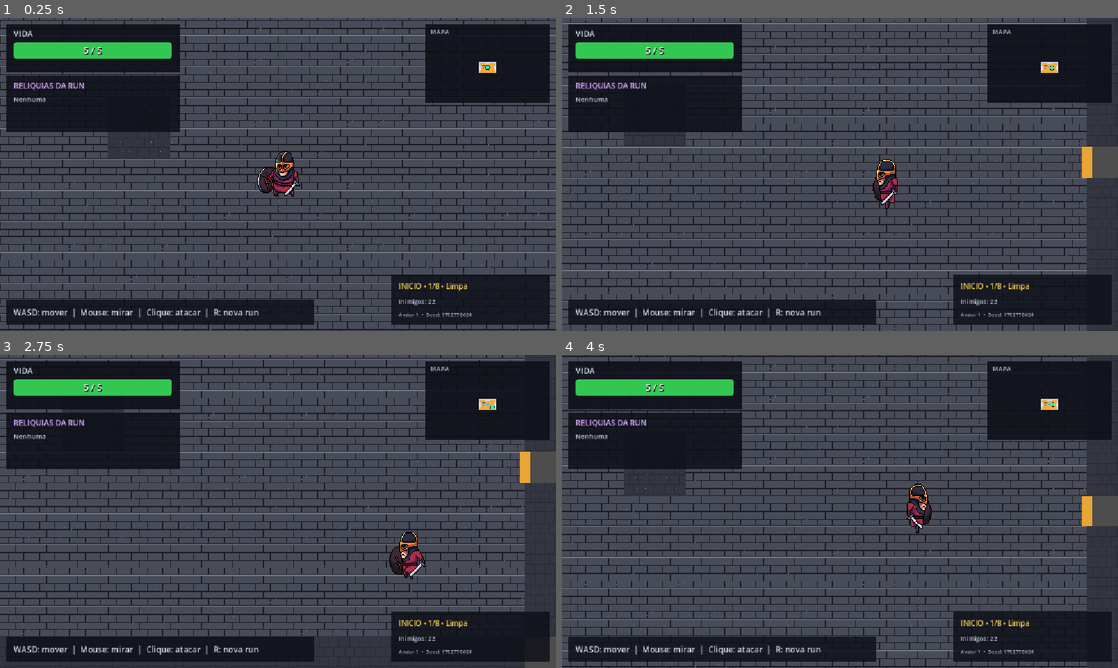
Above: before the commit, frames 1-4 (two rows, left to right).
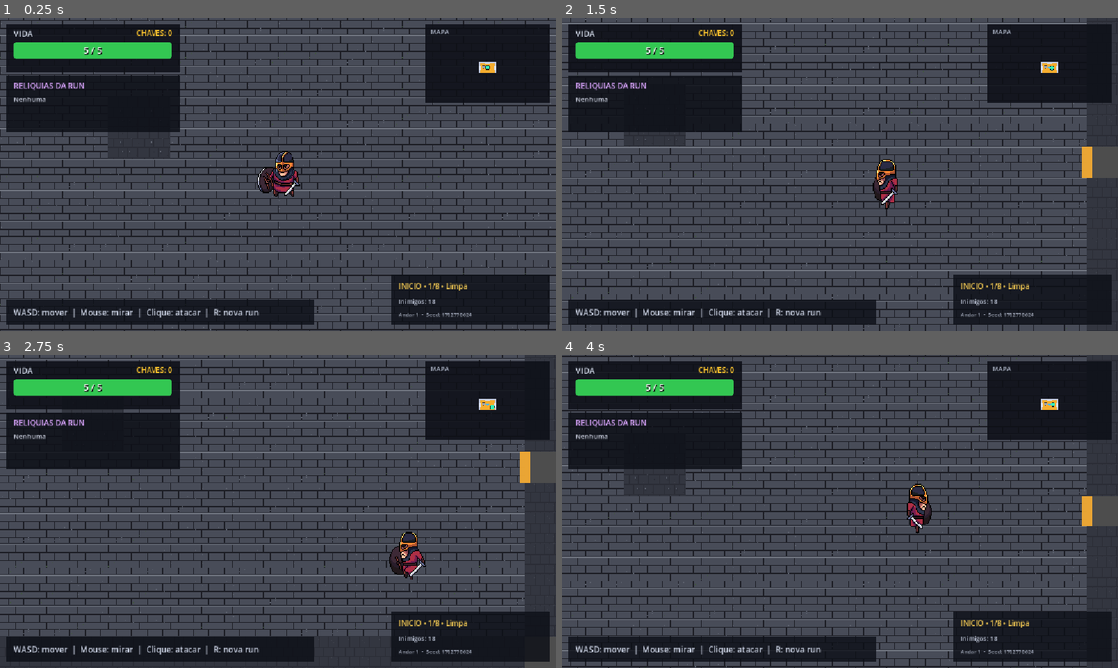
Above: after the commit, the same moments.

Repository: AntonioBMN/tower-champion
Game: Godot game, scene res://first_floor.tscn
Two runs of this game, one before a commit and one after it. Both use one fixed random seed, a clock stepped at 60 frames per second and the inputs below.
Inputs (mouse positions are in pixels of both pictures, inside the frame that each line leads up to):
- Up to frame 1 (0.25 s): no input
- Up to frame 2 (1.5 s): move the mouse to (962, 158) at 0.52 s; press the mouse at (962, 158) at 0.53 s; hold D (move_right) 0.53-1.28 s; move the mouse to (728, 190) at 1.27 s; release the mouse at (728, 190) at 1.28 s; hold S (move_down) from 1.28 s (still down); click (728, 190) at 1.35 s
- Up to frame 3 (2.75 s): move the mouse to (333, 442) at 2.02 s; release S (move_down) at 2.03 s; press the mouse at (333, 442) at 2.03 s; hold D (move_right) from 2.03 s (still down)
- Up to frame 4 (4 s): move the mouse to (812, 574) at 2.77 s; release D (move_right) at 2.78 s; release the mouse at (812, 574) at 2.78 s; hold W (move_up) 2.78-3.53 s; click (812, 574) at 2.85 s; move the mouse to (1006, 558) at 3.52 s; press the mouse at (1006, 558) at 3.53 s; hold A (move_left) from 3.53 s (still down)

The runs differ from the first frame. In frame 1, 0.1% of the frame differs, in the area x 24-79%, y 3-92%; in frame 2, 0.1%; in frame 3, 0.1%; in frame 4, 0.1%.

Commit message:
feat: add treasure rooms chests and keys

Diff:
--- a/first_floor.gd
+++ b/first_floor.gd
@@ -11,6 +11,8 @@
 const RANGED_ENEMY_SCENE: PackedScene = preload("res://ranged_enemy.tscn")
 const HEALTH_PICKUP_SCENE: PackedScene = preload("res://health_pickup.tscn")
 const RELIC_PICKUP_SCENE: PackedScene = preload("res://relic_pickup.tscn")
+const KEY_PICKUP_SCENE: PackedScene = preload("res://key_pickup.tscn")
+const TREASURE_CHEST_SCENE: PackedScene = preload("res://treasure_chest.tscn")
 const FLOOR_EXIT_SCENE: PackedScene = preload("res://floor_exit.tscn")
 const COMBAT_FEEDBACK = preload("res://combat_feedback.gd")
 const RELIC_CATALOG = preload("res://relic_catalog.gd")
@@ -19,6 +21,7 @@
 const ROOM_TYPE_START := "start"
 const ROOM_TYPE_NORMAL := "normal"
 const ROOM_TYPE_SPECIAL := "special"
+const ROOM_TYPE_TREASURE := "treasure"
 const ROOM_TYPE_FINAL := "final"
 const ENEMY_TYPE_MELEE := "melee"
 const ENEMY_TYPE_RANGED := "ranged"
@@ -32,6 +35,8 @@
 @export_group("Room Rewards")
 @export_range(0.0, 1.0, 0.05) var health_drop_chance: float = 0.35
 @export_range(1, 10, 1) var health_pickup_amount: int = 1
+@export_range(0.0, 1.0, 0.05) var key_drop_chance: float = 0.3
+@export_range(1, 10, 1) var key_pickup_amount: int = 1
 
 @export_group("Encounter Waves")
 @export_range(0.05, 2.0, 0.05) var wave_spawn_delay: float = 0.55
@@ -66,6 +71,8 @@
 var current_room_index: int = 0
 var final_room_index: int = -1
 var special_room_index: int = -1
+var treasure_room_index: int = -1
+var keys_spawned: int = 0
 var remaining_enemies: int = 0
 var floor_is_cleared: bool = false
 var exit_is_available: bool = false
@@ -82,6 +89,8 @@
 @onready var enemies: Node2D = $Enemies
 @onready var pickups: Node2D = $Pickups
 @onready var relics: Node2D = $Relics
+@onready var keys: Node2D = $Keys
+@onready var chests: Node2D = $Chests
 @onready var exits: Node2D = $Exits
 @onready var player: CharacterBody2D = $Player
 @onready var camera: Camera2D = $Player/Camera2D
@@ -100,6 +109,7 @@
 func _ready() -> void:
 	hud.bind_health(player.health_component)
 	hud.bind_relics(player.relic_component)
+	hud.bind_inventory(player.run_inventory)
 	_configure_seed()
 	_configure_tilemaps()
 	_generate_floor()
@@ -197,6 +207,8 @@
 	spawned_relic_ids.clear()
 	final_room_index = -1
 	special_room_index = -1
+	treasure_room_index = -1
+	keys_spawned = 0
 	floor_is_cleared = false
 	exit_is_available = false
 	run_is_complete = false
@@ -314,6 +326,23 @@
 	]
 	room_types[special_room_index] = ROOM_TYPE_SPECIAL
 
+	var treasure_candidates: Array[int] = []
+	for room_index in range(1, generated_room_count):
+		if room_index in [final_room_index, special_room_index]:
+			continue
+		if room_connections[room_index].size() == 1:
+			treasure_candidates.append(room_index)
+
+	if treasure_candidates.is_empty():
+		for room_index in range(1, generated_room_count):
+			if room_index not in [final_room_index, special_room_index]:
+				treasure_candidates.append(room_index)
+
+	treasure_room_index = treasure_candidates[
+		rng.randi_range(0, treasure_candidates.size() - 1)
+	]
+	room_types[treasure_room_index] = ROOM_TYPE_TREASURE
+
 
 func _free_directions(position: Vector2i, occupied: Dictionary) -> Array[Vector2i]:
 	var result: Array[Vector2i] = []
@@ -567,7 +596,9 @@
 
 
 func _build_room_encounter(room_index: int) -> Array:
-	if room_types[room_index] in [ROOM_TYPE_START, ROOM_TYPE_SPECIAL]:
+	if room_types[room_index] in [
+		ROOM_TYPE_START, ROOM_TYPE_SPECIAL, ROOM_TYPE_TREASURE
+	]:
 		return []
 
 	if room_types[room_index] == ROOM_TYPE_FINAL:
@@ -906,6 +937,9 @@
 	if room_types[room_index] == ROOM_TYPE_SPECIAL:
 		_spawn_special_room_reward(room_index)
 		return
+	if room_types[room_index] == ROOM_TYPE_TREASURE:
+		_spawn_treasure_room_chest(room_index)
+		return
 
 	if room_encounter_waves[room_index].is_empty():
 		room_encounter_complete[room_index] = true
@@ -1039,6 +1073,37 @@
 	available_relic_ids.erase(relic_id)
 	spawned_relic_ids.append(relic_id)
 	return relic_id
+
+
+func _spawn_treasure_room_chest(room_index: int) -> void:
+	if special_rewarded_rooms.has(room_index):
+		return
+
+	special_rewarded_rooms[room_index] = true
+	var chest_cell := _find_safe_cell(
+		room_index, _room_center_cell(room_index)
+	)
+	var chest := TREASURE_CHEST_SCENE.instantiate() as TreasureChest
+	chests.add_child(chest)
+	chest.global_position = (
+		_actor_position_for_cell(chest_cell) + Vector2(0.0, 50.0)
+	)
+	chest.opened.connect(_on_treasure_chest_opened)
+
+
+func _on_treasure_chest_opened(chest: TreasureChest) -> void:
+	var relic_id := _take_random_relic_id()
+	if relic_id.is_empty():
+		var health_reward := HEALTH_PICKUP_SCENE.instantiate() as Area2D
+		health_reward.set("heal_amount", health_pickup_amount)
+		pickups.add_child(health_reward)
+		health_reward.global_position = chest.global_position + Vector2(0.0, 58.0)
+		return
+
+	var relic := RELIC_PICKUP_SCENE.instantiate() as Area2D
+	relic.call("configure", relic_id)
+	relics.add_child(relic)
+	relic.global_position = chest.global_position + Vector2(0.0, 58.0)
 
 
 func _on_enemy_died(room_index: int, defeated_enemy: Node2D) -> void:
@@ -1078,6 +1143,7 @@
 		return
 
 	rewarded_rooms[room_index] = true
+	_try_drop_key(drop_position + Vector2(-24.0, 0.0))
 
 	if rng.randf() > health_drop_chance:
 		return
@@ -1085,7 +1151,19 @@
 	var pickup := HEALTH_PICKUP_SCENE.instantiate() as Area2D
 	pickup.set("heal_amount", health_pickup_amount)
 	pickups.add_child(pickup)
-	pickup.global_position = drop_position
+	pickup.global_position = drop_position + Vector2(24.0, 0.0)
+
+
+func _try_drop_key(drop_position: Vector2) -> void:
+	var is_guaranteed_first_key := keys_spawned == 0
+	if not is_guaranteed_first_key and rng.randf() > key_drop_chance:
+		return
+
+	var key := KEY_PICKUP_SCENE.instantiate() as Area2D
+	key.set("key_amount", key_pickup_amount)
+	keys.add_child(key)
+	key.global_position = drop_position
+	keys_spawned += key_pickup_amount
 
 
 func _update_enemy_counter() -> void:
@@ -1133,6 +1211,8 @@
 			return "INICIO"
 		ROOM_TYPE_SPECIAL:
 			return "SANTUARIO"
+		ROOM_TYPE_TREASURE:
+			return "TESOURO"
 		ROOM_TYPE_FINAL:
 			return "SALA FINAL"
 		_:
@@ -1242,6 +1322,12 @@
 	):
 		push_error("O andar deve possuir uma sala especial distinta.")
 
+	if (
+		treasure_room_index <= 0
+		or treasure_room_index in [final_room_index, special_room_index]
+	):
+		push_error("O andar deve possuir uma sala de tesouro distinta.")
+
 	for room_index in range(generated_room_count):
 		_validate_room_navigation(room_index)
 
--- a/first_floor.tscn
+++ b/first_floor.tscn
@@ -50,6 +50,10 @@
 [node name="Pickups" type="Node2D" parent="."]
 
 [node name="Relics" type="Node2D" parent="."]
+
+[node name="Keys" type="Node2D" parent="."]
+
+[node name="Chests" type="Node2D" parent="."]
 
 [node name="Exits" type="Node2D" parent="."]
 
@@ -230,6 +234,16 @@
 text = "-1"
 horizontal_alignment = 2
 
+[node name="KeyLabel" type="Label" parent="UI/HealthPanel"]
+offset_left = 224.0
+offset_top = 8.0
+offset_right = 344.0
+offset_bottom = 32.0
+theme_override_colors/font_color = Color(1, 0.78, 0.18, 1)
+theme_override_font_sizes/font_size = 15
+text = "CHAVES: 0"
+horizontal_alignment = 2
+
 [node name="RelicPanel" type="ColorRect" parent="UI"]
 offset_left = 12.0
 offset_top = 120.0
--- a/hud.gd
+++ b/hud.gd
@@ -5,6 +5,7 @@
 
 var health_component: HealthComponent
 var relic_component: RelicComponent
+var run_inventory: RunInventory
 var damage_flash_tween: Tween
 var damage_value_tween: Tween
 var relic_notice_tween: Tween
@@ -18,6 +19,7 @@
 @onready var death_overlay: ColorRect = $DeathOverlay
 @onready var relic_list_label: Label = $RelicPanel/RelicListLabel
 @onready var relic_notice: Label = $RelicNotice
+@onready var key_label: Label = $HealthPanel/KeyLabel
 
 
 func _ready() -> void:
@@ -68,6 +70,25 @@
 	relic_component.relics_changed.connect(_on_relics_changed)
 	relic_component.relic_collected.connect(_on_relic_collected)
 	_on_relics_changed(relic_component.collected_ids)
+
+
+func bind_inventory(inventory: RunInventory) -> void:
+	if run_inventory == inventory:
+		return
+
+	if (
+		is_instance_valid(run_inventory)
+		and run_inventory.keys_changed.is_connected(_on_keys_changed)
+	):
+		run_inventory.keys_changed.disconnect(_on_keys_changed)
+
+	run_inventory = inventory
+	run_inventory.keys_changed.connect(_on_keys_changed)
+	_on_keys_changed(run_inventory.keys)
+
+
+func _on_keys_changed(current_keys: int) -> void:
+	key_label.text = "CHAVES: %d" % current_keys
 
 
 func _on_relics_changed(collected_ids: Array[String]) -> void:
--- /dev/null
+++ b/key_pickup.gd
@@ -0,0 +1,65 @@
+class_name KeyPickup
+extends Area2D
+
+signal collected(amount: int)
+
+const COMBAT_FEEDBACK = preload("res://combat_feedback.gd")
+
+@export_range(1, 10, 1) var key_amount: int = 1
+
+var pulse_time: float = 0.0
+var collect_sound: AudioStreamWAV
+
+
+func _ready() -> void:
+	collect_sound = COMBAT_FEEDBACK.create_synth_sound(
+		660.0, 1040.0, 0.13, 0.05
+	)
+	body_entered.connect(_try_collect)
+
+
+func _process(delta: float) -> void:
+	pulse_time += delta
+	queue_redraw()
+
+
+func _draw() -> void:
+	var pulse := 1.0 + sin(pulse_time * 5.0) * 0.07
+	var key_color := Color(1.0, 0.78, 0.18, 1.0)
+	var dark_color := Color(0.45, 0.27, 0.05, 1.0)
+	draw_circle(Vector2(-9.0, 0.0) * pulse, 9.0 * pulse, key_color)
+	draw_circle(Vector2(-9.0, 0.0) * pulse, 4.0 * pulse, dark_color)
+	draw_rect(
+		Rect2(Vector2(-1.0, -3.5) * pulse, Vector2(25.0, 7.0) * pulse),
+		key_color,
+		true
+	)
+	draw_rect(
+		Rect2(Vector2(14.0, 2.0) * pulse, Vector2(5.0, 8.0) * pulse),
+		key_color,
+		true
+	)
+	draw_rect(
+		Rect2(Vector2(21.0, 2.0) * pulse, Vector2(5.0, 6.0) * pulse),
+		key_color,
+		true
+	)
+
+
+func _try_collect(body: Node2D) -> bool:
+	if not body.is_in_group("player") or not body.has_method("add_keys"):
+		return false
+
+	if not body.add_keys(key_amount):
+		return false
+
+	COMBAT_FEEDBACK.spawn_impact_particles(
+		get_tree(), global_position, Vector2.UP,
+		Color(1.0, 0.78, 0.18, 1.0), 12, "KeyCollectParticles"
+	)
+	COMBAT_FEEDBACK.play_one_shot_sound(
+		get_tree(), global_position, collect_sound, -5.0, "KeyCollectAudio"
+	)
+	collected.emit(key_amount)
+	queue_free()
+	return true
--- /dev/null
+++ b/key_pickup.tscn
@@ -0,0 +1,16 @@
+[gd_scene format=3]
+
+[ext_resource type="Script" path="res://key_pickup.gd" id="1_key"]
+
+[sub_resource type="CircleShape2D" id="Circle_key"]
+radius = 21.0
+
+[node name="KeyPickup" type="Area2D"]
+z_index = 4
+collision_layer = 0
+collision_mask = 1
+monitorable = false
+script = ExtResource("1_key")
+
+[node name="CollisionShape2D" type="CollisionShape2D" parent="."]
+shape = SubResource("Circle_key")
--- a/minimap.gd
+++ b/minimap.gd
@@ -15,9 +15,11 @@
 const MARKER_BORDER_COLOR := Color(0.08, 0.09, 0.12, 0.95)
 const FINAL_ROOM_COLOR := Color(0.52, 0.16, 0.18, 1.0)
 const SPECIAL_ROOM_COLOR := Color(0.27, 0.2, 0.5, 1.0)
+const TREASURE_ROOM_COLOR := Color(0.42, 0.3, 0.08, 1.0)
 const START_MARKER_COLOR := Color(0.3, 0.72, 1.0, 1.0)
 const FINAL_MARKER_COLOR := Color(1.0, 0.28, 0.24, 1.0)
 const SPECIAL_MARKER_COLOR := Color(0.76, 0.5, 1.0, 1.0)
+const TREASURE_MARKER_COLOR := Color(1.0, 0.76, 0.2, 1.0)
 const EXIT_MARKER_COLOR := Color(0.28, 1.0, 0.7, 1.0)
 
 var room_positions: Array[Vector2i] = []
@@ -130,6 +132,8 @@
 			return FINAL_ROOM_COLOR
 		"special":
 			return SPECIAL_ROOM_COLOR
+		"treasure":
+			return TREASURE_ROOM_COLOR
 		_:
 			return VISITED_ROOM_COLOR
 
@@ -178,6 +182,23 @@
 				SPECIAL_MARKER_COLOR,
 				2.0
 			)
+		"treasure":
+			var marker_size := maxf(5.0, 6.0 * draw_scale)
+			draw_rect(
+				Rect2(
+					room_center - Vector2(marker_size, marker_size * 0.65),
+					Vector2(marker_size * 2.0, marker_size * 1.3)
+				),
+				TREASURE_MARKER_COLOR,
+				false,
+				2.0
+			)
+			draw_line(
+				room_center - Vector2(0.0, marker_size * 0.65),
+				room_center + Vector2(0.0, marker_size * 0.65),
+				TREASURE_MARKER_COLOR,
+				2.0
+			)
 		"final":
 			var marker_size := maxf(4.0, 5.0 * draw_scale)
 			draw_colored_polygon(PackedVector2Array([
--- a/player.gd
+++ b/player.gd
@@ -36,6 +36,7 @@
 @onready var attack_cooldown: Timer = $AttackCooldown
 @onready var health_component: HealthComponent = $HealthComponent
 @onready var relic_component: RelicComponent = $RelicComponent
+@onready var run_inventory: RunInventory = $RunInventory
 @onready var swing_audio: AudioStreamPlayer2D = $SwingAudio
 @onready var hit_audio: AudioStreamPlayer2D = $HitAudio
 
@@ -321,6 +322,18 @@
 	return relic_component.collect_relic(relic_id)
 
 
+func add_keys(amount: int = 1) -> bool:
+	return run_inventory.add_keys(amount)
+
+
+func spend_key() -> bool:
+	return run_inventory.spend_key()
+
+
+func get_key_count() -> int:
+	return run_inventory.keys
+
+
 func apply_relic_effects(effects: Dictionary) -> void:
 	attack_damage += int(effects.get("attack_damage_add", 0))
 	speed *= float(effects.get("speed_multiplier", 1.0))
--- a/player.tscn
+++ b/player.tscn
@@ -6,6 +6,7 @@
 [ext_resource type="Texture2D" path="res://sprites/warrior/Warrior_2/Attack_1.png" id="3_attack"]
 [ext_resource type="Script" path="res://health_component.gd" id="4_health"]
 [ext_resource type="Script" path="res://relic_component.gd" id="5_relics"]
+[ext_resource type="Script" path="res://run_inventory.gd" id="6_inventory"]
 
 [sub_resource type="AtlasTexture" id="AtlasTexture_attack_0"]
 atlas = ExtResource("3_attack")
@@ -206,6 +207,9 @@
 [node name="RelicComponent" type="Node" parent="."]
 script = ExtResource("5_relics")
 
+[node name="RunInventory" type="Node" parent="."]
+script = ExtResource("6_inventory")
+
 [node name="Camera2D" type="Camera2D" parent="."]
 position = Vector2(0, 50)
 enabled = true
--- /dev/null
+++ b/run_inventory.gd
@@ -0,0 +1,31 @@
+class_name RunInventory
+extends Node
+
+signal keys_changed(current_keys: int)
+
+@export_range(0, 99, 1) var starting_keys: int = 0
+
+var keys: int = 0
+
+
+func _ready() -> void:
+	keys = starting_keys
+	keys_changed.emit(keys)
+
+
+func add_keys(amount: int = 1) -> bool:
+	if amount <= 0:
+		return false
+
+	keys = mini(keys + amount, 99)
+	keys_changed.emit(keys)
+	return true
+
+
+func spend_key() -> bool:
+	if keys <= 0:
+		return false
+
+	keys -= 1
+	keys_changed.emit(keys)
+	return true
--- a/tests/floor_progression_smoke_test.gd
+++ b/tests/floor_progression_smoke_test.gd
@@ -21,6 +21,7 @@
 	var room_enemy_counts: Array = floor_scene.get("room_enemies_remaining")
 	var final_room_index: int = floor_scene.get("final_room_index")
 	var special_room_index: int = floor_scene.get("special_room_index")
+	var treasure_room_index: int = floor_scene.get("treasure_room_index")
 	var minimap := floor_scene.get_node("UI/MinimapPanel/Minimap")
 
 	_expect(room_types[0] == "start", "first room should be the start room")
@@ -41,9 +42,15 @@
 		"floor should have a distinct special room"
 	)
 	_expect(
+		room_types[treasure_room_index] == "treasure"
+		and treasure_room_index not in [0, special_room_index, final_room_index],
+		"floor should have a distinct treasure room"
+	)
+	_expect(
 		room_enemy_counts[0] == 0
-		and room_enemy_counts[special_room_index] == 0,
-		"start and special rooms should not contain combat"
+		and room_enemy_counts[special_room_index] == 0
+		and room_enemy_counts[treasure_room_index] == 0,
+		"start, sanctuary and treasure rooms should not contain combat"
 	)
 	_expect(
 		floor_scene.get("room_encounter_waves")[final_room_index].size() == 3,
@@ -57,6 +64,10 @@
 		minimap.call("get_room_type", final_room_index) == "final",
 		"minimap should receive the final room role"
 	)
+	_expect(
+		minimap.call("get_room_type", treasure_room_index) == "treasure",
+		"minimap should receive the treasure room role"
+	)
 
 	floor_scene.call("_spawn_room_enemies", special_room_index)
 	_expect(
@@ -66,6 +77,12 @@
 	_expect(
 		floor_scene.get_node("Relics").get_child_count() == 1,
 		"special room should provide one relic pedestal"
+	)
+
+	floor_scene.call("_spawn_room_enemies", treasure_room_index)
+	_expect(
+		floor_scene.get_node("Chests").get_child_count() == 1,
+		"treasure room should provide one locked chest"
 	)
 
 	floor_scene.call("_complete_floor")
--- a/tests/hud_smoke_test.gd
+++ b/tests/hud_smoke_test.gd
@@ -29,11 +29,15 @@
 	var relic_list := floor_scene.get_node(
 		"UI/RelicPanel/RelicListLabel"
 	) as Label
+	var key_label := floor_scene.get_node("UI/HealthPanel/KeyLabel") as Label
 
 	_expect(health_bar.max_value == 5.0, "health bar maximum should match player")
 	_expect(health_bar.value == 5.0, "health bar should start full")
 	_expect(health_label.text == "5 / 5", "health text should show initial value")
 	_expect(relic_list.text == "Nenhuma", "relic HUD should start empty")
+	_expect(key_label.text == "CHAVES: 0", "key HUD should start at zero")
+	player.call("add_keys", 2)
+	_expect(key_label.text == "CHAVES: 2", "key HUD should follow inventory")
 
 	health.take_damage(1)
 	await process_frame
--- /dev/null
+++ b/tests/special_rooms_chests_keys_smoke_test.gd
@@ -0,0 +1,90 @@
+extends SceneTree
+
+const FIRST_FLOOR_SCENE: PackedScene = preload("res://first_floor.tscn")
+
+var failures: int = 0
+
+
+func _initialize() -> void:
+	_run.call_deferred()
+
+
+func _run() -> void:
+	var floor_scene := FIRST_FLOOR_SCENE.instantiate()
+	root.add_child(floor_scene)
+	current_scene = floor_scene
+	await process_frame
+
+	var player := floor_scene.get_node("Player") as CharacterBody2D
+	var inventory := player.get_node("RunInventory") as RunInventory
+	var treasure_room_index: int = floor_scene.get("treasure_room_index")
+	var room_types: Array = floor_scene.get("room_types")
+	var minimap := floor_scene.get_node("UI/MinimapPanel/Minimap")
+
+	_expect(
+		room_types[treasure_room_index] == "treasure",
+		"every run should contain a treasure room"
+	)
+	_expect(
+		minimap.call("get_room_type", treasure_room_index) == "treasure",
+		"treasure role should be represented on the minimap"
+	)
+
+	floor_scene.call("_spawn_room_enemies", treasure_room_index)
+	var chests := floor_scene.get_node("Chests")
+	_expect(chests.get_child_count() == 1, "treasure room should spawn one chest")
+	var chest := chests.get_child(0) as TreasureChest
+
+	_expect(
+		not chest.call("_try_open", player),
+		"chest should remain locked without a key"
+	)
+	_expect(not chest.is_open, "failed attempt should not open the chest")
+
+	floor_scene.set("health_drop_chance", 0.0)
+	var combat_room_index := room_types.find("normal")
+	if combat_room_index < 0:
+		combat_room_index = floor_scene.get("final_room_index")
+	floor_scene.call(
+		"_try_drop_room_reward", combat_room_index, player.global_position
+	)
+	var key_pickups := floor_scene.get_node("Keys")
+	_expect(
+		key_pickups.get_child_count() == 1,
+		"first cleared combat room should guarantee a key"
+	)
+	var key_pickup := key_pickups.get_child(0) as KeyPickup
+	_expect(key_pickup.call("_try_collect", player), "player should collect the key")
+	await process_frame
+	_expect(inventory.keys == 1, "collected key should enter run inventory")
+	_expect(
+		floor_scene.get_node("UI/HealthPanel/KeyLabel").text == "CHAVES: 1",
+		"HUD should display the collected key"
+	)
+
+	var relic_count_before := floor_scene.get_node("Relics").get_child_count()
+	_expect(chest.call("_try_open", player), "one key should open the chest")
+	await process_frame
+	_expect(chest.is_open, "opened chest should retain its state")
+	_expect(inventory.keys == 0, "opening a chest should consume exactly one key")
+	_expect(
+		floor_scene.get_node("Relics").get_child_count() == relic_count_before + 1,
+		"opened chest should reveal one relic reward"
+	)
+	_expect(
+		not chest.call("_try_open", player),
+		"an opened chest should not grant duplicate rewards"
+	)
+
+	if failures == 0:
+		print("PASS: special rooms, chests and keys smoke test")
+
+	quit(failures)
+
+
+func _expect(condition: bool, message: String) -> void:
+	if condition:
+		return
+
+	failures += 1
+	push_error("FAIL: " + message)
--- /dev/null
+++ b/treasure_chest.gd
@@ -0,0 +1,77 @@
+class_name TreasureChest
+extends Area2D
+
+signal opened(chest: TreasureChest)
+
+const COMBAT_FEEDBACK = preload("res://combat_feedback.gd")
+
+var is_open: bool = false
+var feedback_tween: Tween
+var open_sound: AudioStreamWAV
+
+@onready var prompt_label: Label = $PromptLabel
+@onready var collision: CollisionShape2D = $CollisionShape2D
+
+
+func _ready() -> void:
+	open_sound = COMBAT_FEEDBACK.create_synth_sound(
+		260.0, 720.0, 0.24, 0.08
+	)
+	body_entered.connect(_try_open)
+	queue_redraw()
+
+
+func _draw() -> void:
+	var wood := Color(0.5, 0.25, 0.08, 1.0)
+	var wood_light := Color(0.72, 0.39, 0.12, 1.0)
+	var metal := Color(0.95, 0.7, 0.16, 1.0)
+	var lid_offset := Vector2(0.0, -15.0) if is_open else Vector2.ZERO
+
+	draw_rect(Rect2(Vector2(-30.0, -8.0), Vector2(60.0, 35.0)), wood, true)
+	draw_rect(
+		Rect2(Vector2(-31.0, -24.0) + lid_offset, Vector2(62.0, 19.0)),
+		wood_light,
+		true
+	)
+	draw_rect(Rect2(Vector2(-4.0, -8.0), Vector2(8.0, 18.0)), metal, true)
+	draw_line(Vector2(-30.0, 2.0), Vector2(30.0, 2.0), metal, 3.0)
+
+
+func _try_open(body: Node2D) -> bool:
+	if is_open or not body.is_in_group("player"):
+		return false
+
+	if not body.has_method("spend_key") or not body.spend_key():
+		_show_feedback("PRECISA DE 1 CHAVE", Color(1.0, 0.42, 0.28, 1.0))
+		return false
+
+	is_open = true
+	monitoring = false
+	collision.set_deferred("disabled", true)
+	prompt_label.text = "ABERTO"
+	prompt_label.modulate = Color(0.55, 0.92, 0.62, 1.0)
+	queue_redraw()
+	COMBAT_FEEDBACK.spawn_impact_particles(
+		get_tree(), global_position, Vector2.UP,
+		Color(1.0, 0.72, 0.2, 1.0), 20, "ChestOpenParticles"
+	)
+	COMBAT_FEEDBACK.play_one_shot_sound(
+		get_tree(), global_position, open_sound, -3.0, "ChestOpenAudio"
+	)
+	opened.emit(self)
+	return true
+
+
+func _show_feedback(message: String, color: Color) -> void:
+	if is_instance_valid(feedback_tween):
+		feedback_tween.kill()
+
+	prompt_label.text = message
+	prompt_label.modulate = color
+	feedback_tween = create_tween()
+	feedback_tween.tween_interval(1.0)
+	feedback_tween.tween_callback(func() -> void:
+		if not is_open:
+			prompt_label.text = "BAU: 1 CHAVE"
+			prompt_label.modulate = Color(1.0, 0.82, 0.42, 1.0)
+	)
--- /dev/null
+++ b/treasure_chest.tscn
@@ -0,0 +1,30 @@
+[gd_scene format=3]
+
+[ext_resource type="Script" path="res://treasure_chest.gd" id="1_chest"]
+
+[sub_resource type="RectangleShape2D" id="Rectangle_chest"]
+size = Vector2(70, 62)
+
+[node name="TreasureChest" type="Area2D"]
+z_index = 3
+collision_layer = 0
+collision_mask = 1
+monitorable = false
+script = ExtResource("1_chest")
+
+[node name="CollisionShape2D" type="CollisionShape2D" parent="."]
+position = Vector2(0, 2)
+shape = SubResource("Rectangle_chest")
+
+[node name="PromptLabel" type="Label" parent="."]
+offset_left = -90.0
+offset_top = -62.0
+offset_right = 90.0
+offset_bottom = -36.0
+theme_override_colors/font_color = Color(1, 0.82, 0.42, 1)
+theme_override_colors/font_shadow_color = Color(0, 0, 0, 0.95)
+theme_override_constants/shadow_offset_x = 1
+theme_override_constants/shadow_offset_y = 2
+theme_override_font_sizes/font_size = 15
+text = "BAU: 1 CHAVE"
+horizontal_alignment = 1
Not shown, added: key_pickup.gd.uid
Not shown, added: run_inventory.gd.uid
Not shown, added: tests/special_rooms_chests_keys_smoke_test.gd.uid
Not shown, added: treasure_chest.gd.uid
